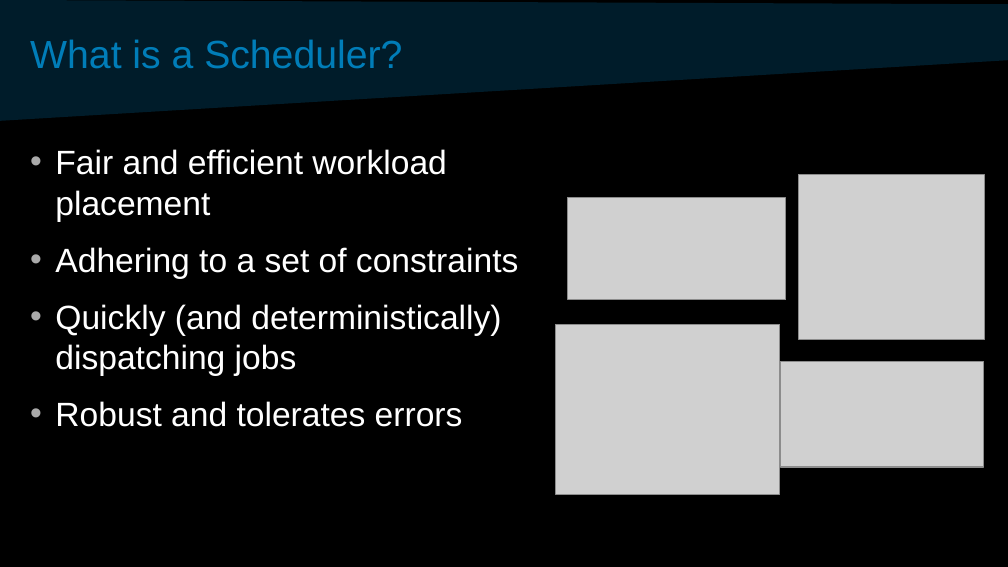
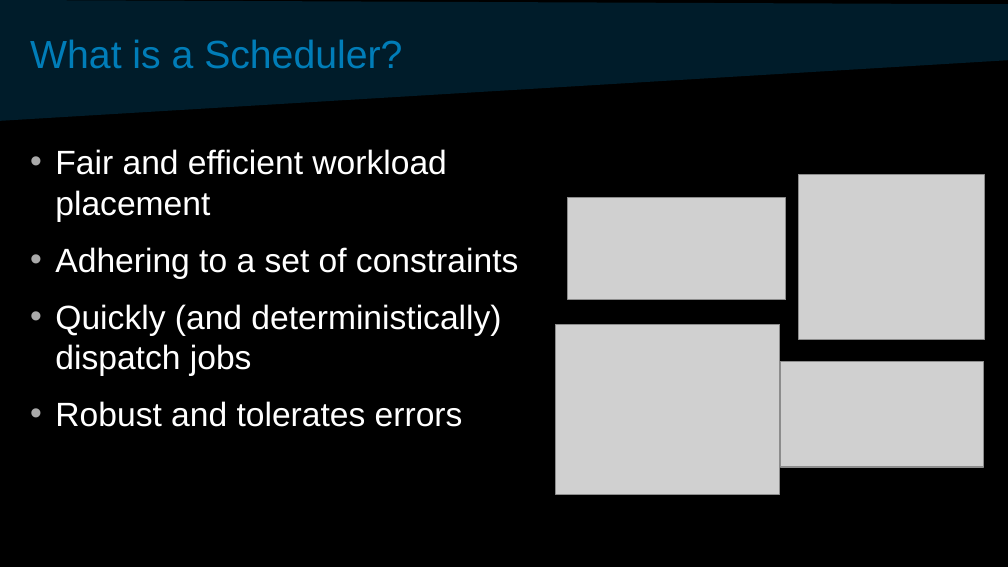
Before and after one commit to davidvonthenen/proposals, a slide deck: slide 10 of 2017_SCALE15/SCaLE-ConSchedAndSDSChangeCloud.pptx. Drawn at 1008x567 pixels with LibreOffice and Linux fonts; fonts in the diff are those of the drawing; grey boxes stand for pictures; background and template pictures are left out. Boxes give left, top, right and bottom in pixels: in the first picture for what was removed or moved away, otherwise in the second. Text is boxed around its words. In the diff, an @@ line names an element or a change of style, - is before the commit and + after.

Commit message:
Update to slide deck

```diff
--- a/2017_SCALE15/SCaLE-ConSchedAndSDSChangeCloud.pptx
+++ b/2017_SCALE15/SCaLE-ConSchedAndSDSChangeCloud.pptx
@@ text at (55, 304, 501, 376): text changed @@
-• Quickly (and deterministically) dispatching jobs
+• Quickly (and deterministically) dispatch jobs
```
Also in this commit, not shown: 1 other slide changed.
